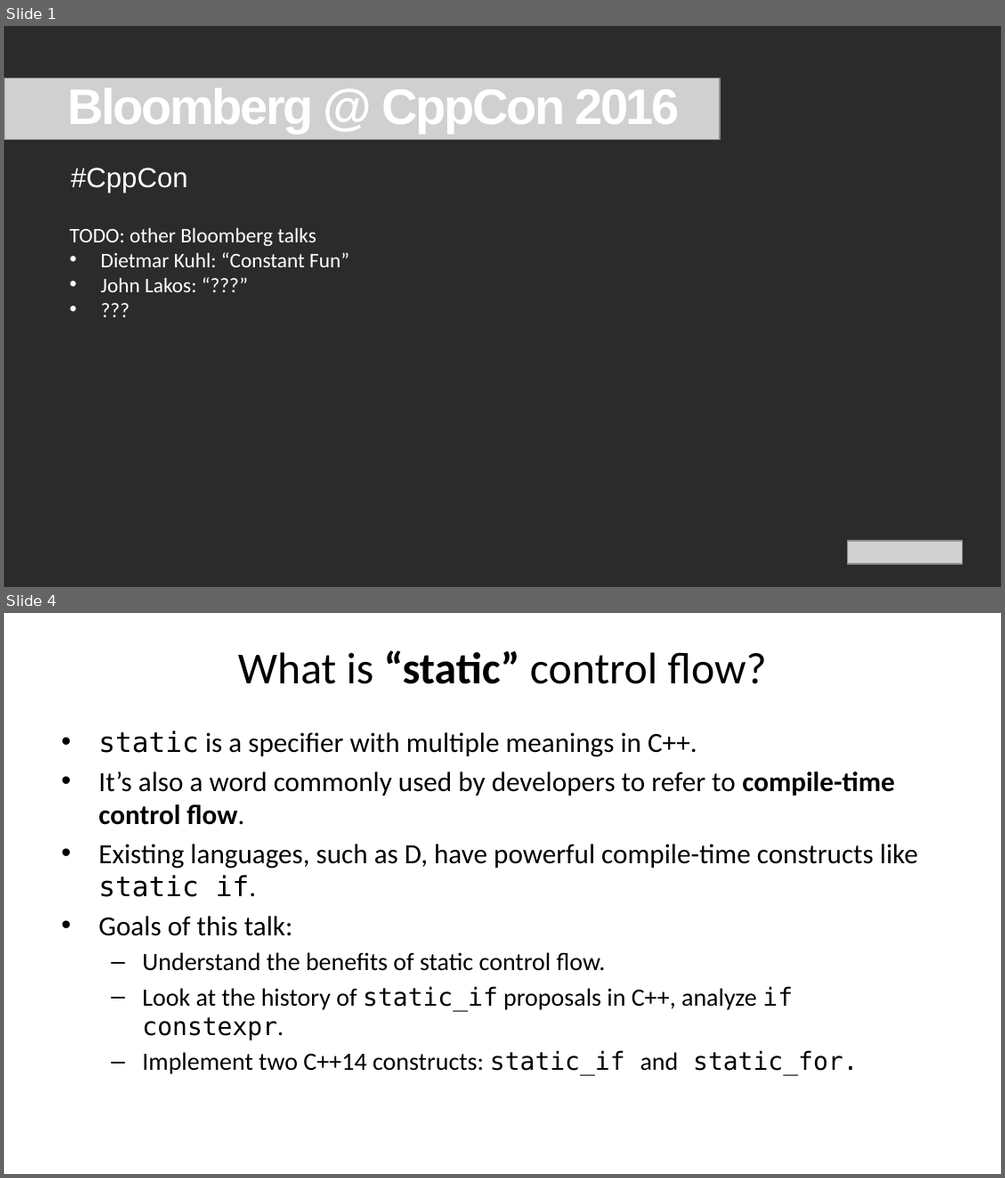
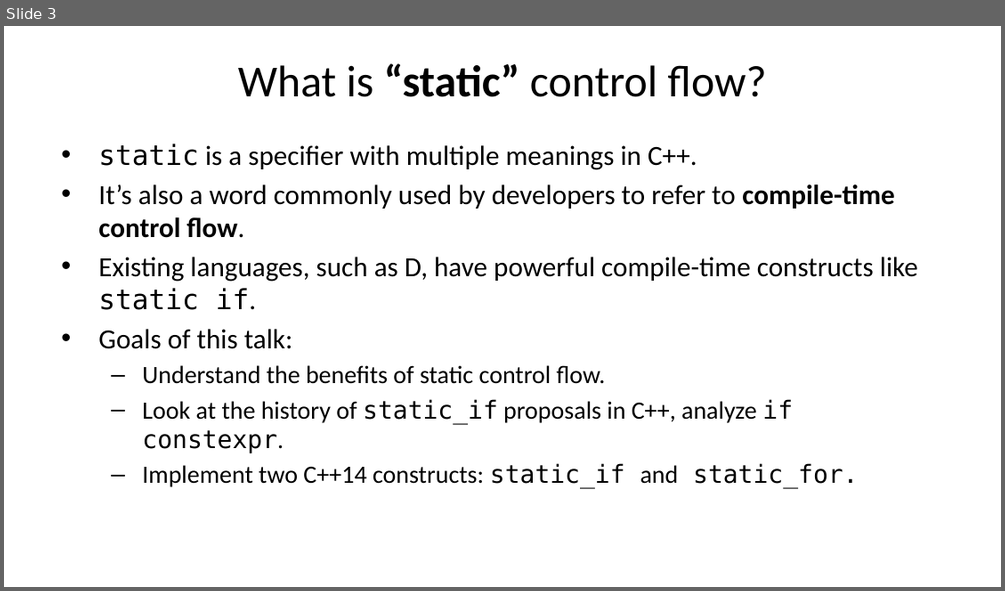
Before and after one commit to vittorioromeo/cppcon2016, a slide deck: static_control_flow/slides.pptx. Shown one above the other, each under a label of ours: slides 1 and 4 before the commit, slide 3 after it; the slides between them are not shown. The pictures are 1005x1178 and 1005x591 pixels, drawn with LibreOffice and Linux fonts; fonts in the diff are those of the drawing; grey boxes stand for pictures; background and template pictures are left out; a plain dark background stands for a picture behind light text. Boxes give left, top, right and bottom in pixels: in the first picture for what was removed or moved away, otherwise in the second. Text is boxed around its words. In the diff, an @@ line names an element or a change of style, - is before the commit and + after.

```diff
--- a/static_control_flow/slides.pptx
+++ b/static_control_flow/slides.pptx
@@ slide 1 removed at (4, 26, 1001, 587), background picture (left out) @@
@@ picture removed at (4, 78, 720, 140) @@
@@ title removed at (67, 88, 680, 133) @@
-Bloomberg @ CppCon 2016
@@ text removed at (71, 168, 188, 193) @@
-#CppCon
@@ subtitle removed at (70, 228, 349, 292) @@
-TODO: other Bloomberg talks
-• Dietmar Kuhl: “Constant Fun”
-• John Lakos: “???”
-• ???
@@ picture removed at (848, 540, 962, 564) @@
@@ what was slide 4 is now slide 3 @@
```
Also in this commit, not shown: 14 slides changed.
